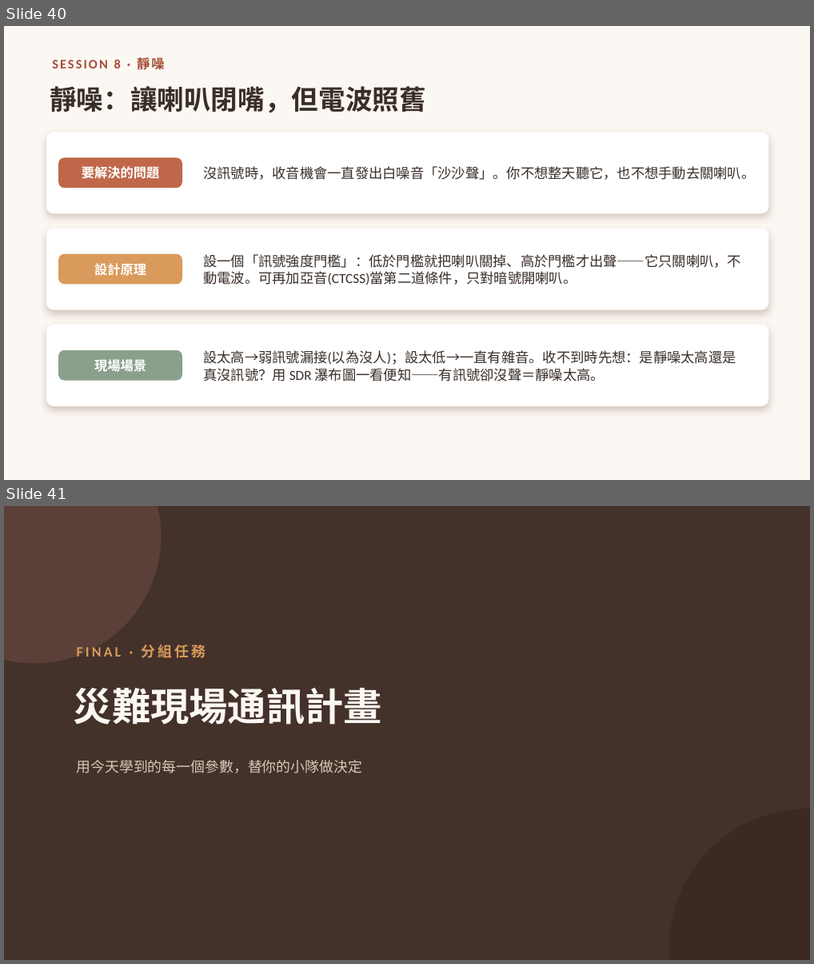
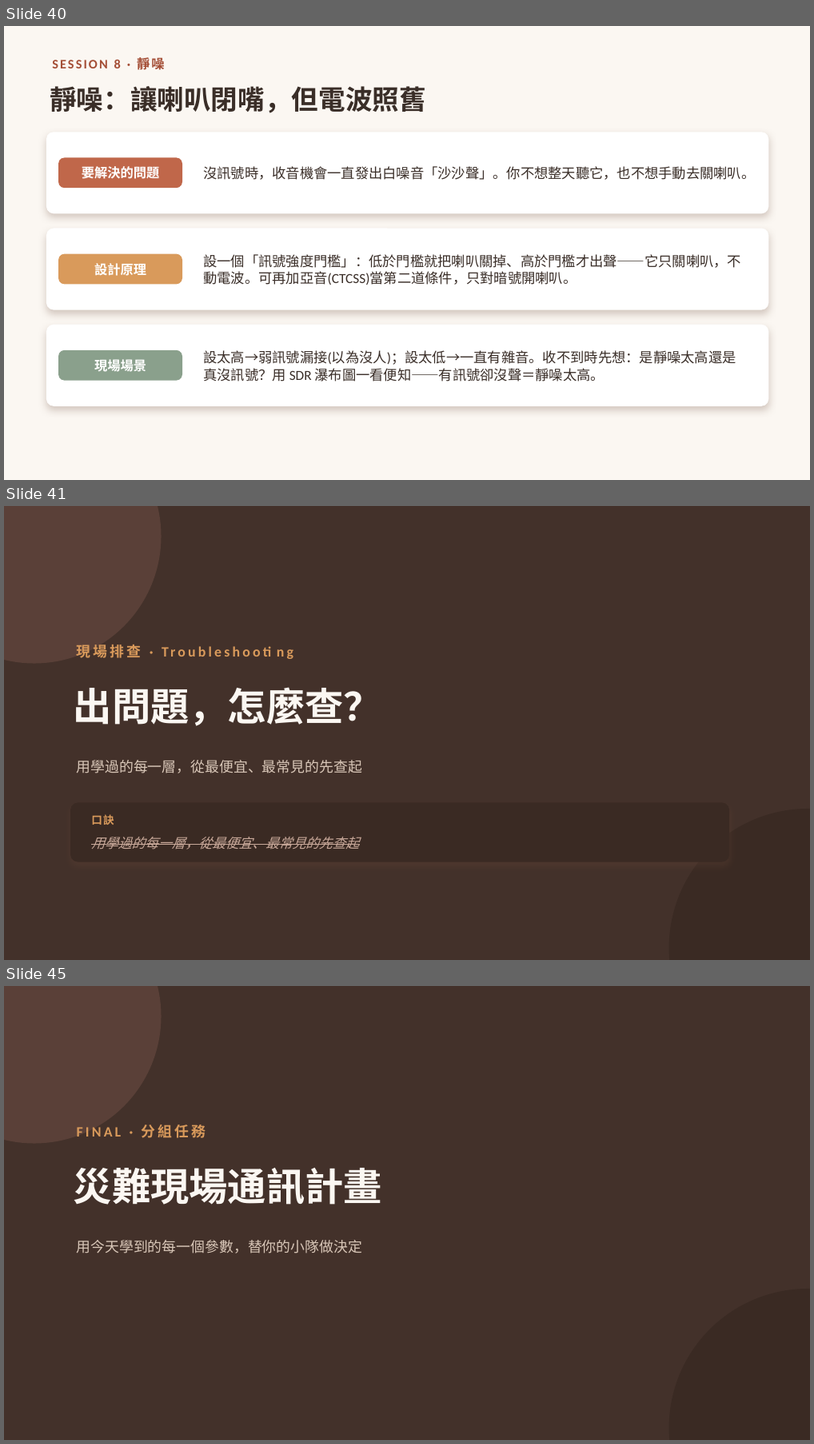
Before and after one commit to winson3QQ/Radio-Advanced, a slide deck: 投影片/進階無線電_課程投影片.pptx. Shown one above the other, each under a label of ours: slides 40 and 41 before the commit, slides 40, 41 and 45 after it; the slides between them are not shown. The pictures are 814x964 and 814x1444 pixels, drawn with LibreOffice and Linux fonts; fonts in the diff are those of the drawing. Boxes give left, top, right and bottom in pixels: in the first picture for what was removed or moved away, otherwise in the second. Text is boxed around its words. In the diff, an @@ line names an element or a change of style, - is before the commit and + after.

```diff
--- a/投影片/進階無線電_課程投影片.pptx
+++ b/投影片/進階無線電_課程投影片.pptx
@@ slide 41 added at [4,506,810,960], background #43312A @@
@@ ellipse added at [4,506,162,664], fill #5A4038 @@
@@ text added at [77,644,142,658], 17 pt, text #D99A5B, bold @@
+現場排查 · Troubleshooting
@@ text added at [74,687,382,726], 46 pt, text #FBF7F2, bold @@
+出問題，怎麼查？
@@ text added at [77,760,363,773], 17 pt, text #D9C7B8 @@
+用學過的每一層，從最便宜、最常見的先查起
@@ rounded rectangle added at [70,803,730,862], fill #3A2A23 @@
@@ text added at [91,814,114,824], 13 pt, text #D99A5B, bold @@
+口訣
@@ ellipse added at [670,808,810,960], fill #3A2A23 @@
@@ text added at [91,836,359,849], 16 pt, text #C9A99A, italic, strikethrough @@
+用學過的每一層，從最便宜、最常見的先查起
@@ what was slide 41 is now slide 45 @@
```
Also in this commit, not shown: 1 slide changed, 3 other slides added.
